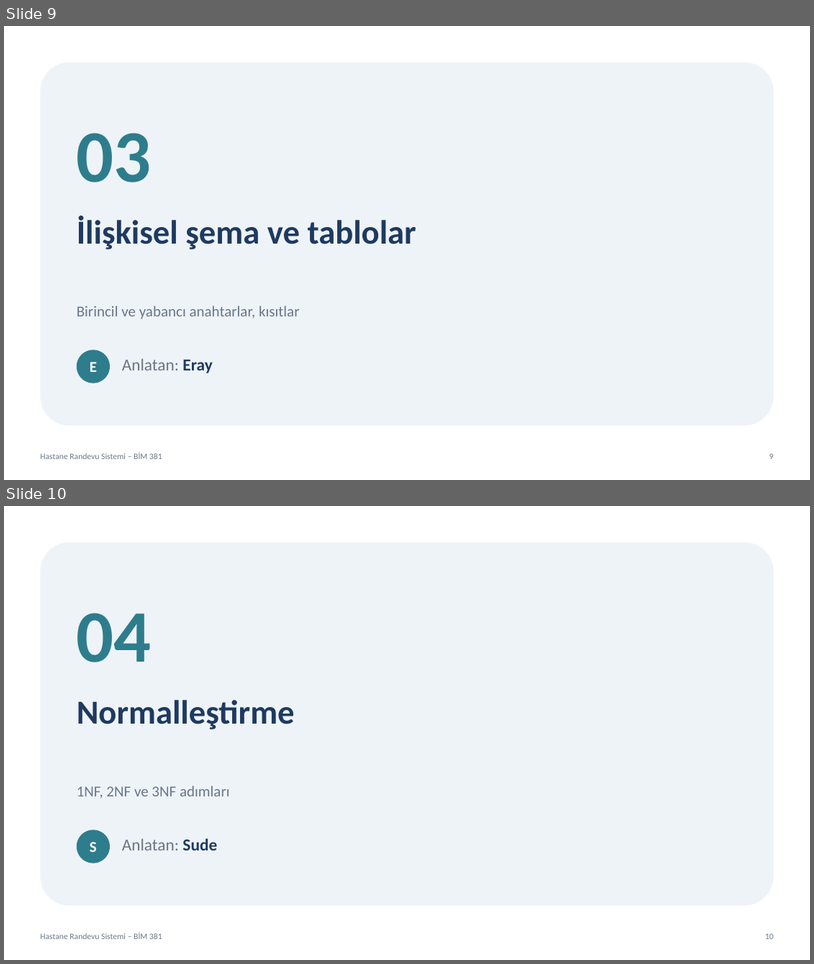
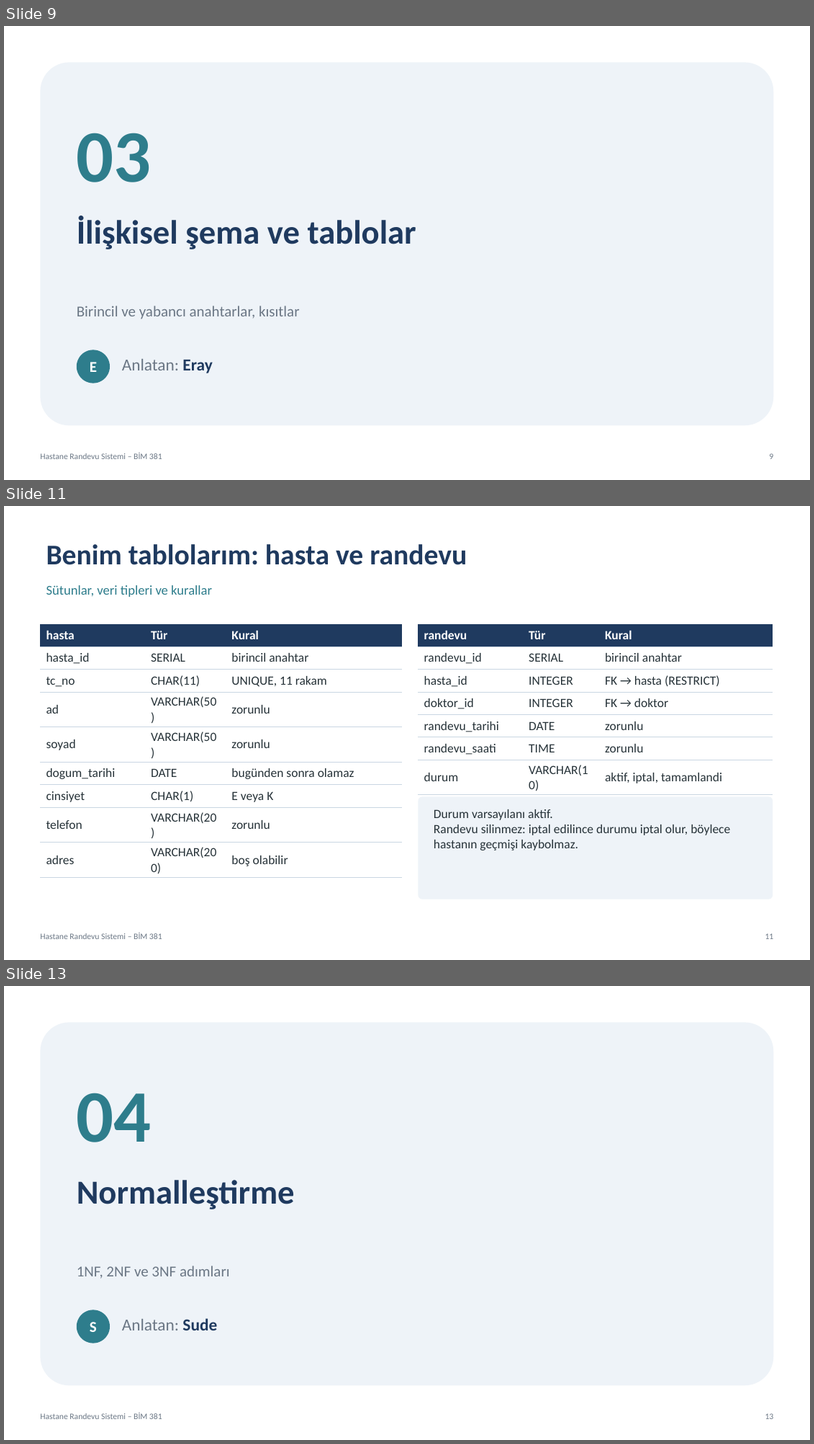
Before and after one commit to vliashenko6/hastane-randevu-sistemi, a slide deck: sunum/hastane_randevu_sunumu.pptx. Shown one above the other, each under a label of ours: slides 9 and 10 before the commit, slides 9, 11 and 13 after it; the slides between them are not shown. The pictures are 814x964 and 814x1444 pixels, drawn with LibreOffice and Linux fonts; fonts in the diff are those of the drawing. Boxes give left, top, right and bottom in pixels: in the first picture for what was removed or moved away, otherwise in the second. Text is boxed around its words. In the diff, an @@ line names an element or a change of style, - is before the commit and + after.

```diff
--- a/sunum/hastane_randevu_sunumu.pptx
+++ b/sunum/hastane_randevu_sunumu.pptx
@@ slide 11 added at (x1=4, y1=506, x2=810, y2=960), background #FFFFFF; not listed: 2 template elements that a slide beside it also shows @@
@@ text added at (x1=46, y1=544, x2=467, y2=565), 34 pt, text #1F3A5F, bold @@
+Benim tablolarım: hasta ve randevu
@@ text added at (x1=46, y1=585, x2=212, y2=597), 16 pt, text #2E7D8C @@
+Sütunlar, veri tipleri ve kurallar
@@ table added at (x1=40, y1=624, x2=402, y2=869), 9 rows, 3 columns @@
+hasta | Tür | Kural
+hasta_id | SERIAL | birincil anahtar
+tc_no | CHAR(11) | UNIQUE, 11 rakam
+ad | VARCHAR(50) | zorunlu
+soyad | VARCHAR(50) | zorunlu
+dogum_tarihi | DATE | bugünden sonra olamaz
+cinsiyet | CHAR(1) | E veya K
+telefon | VARCHAR(20) | zorunlu
+adres | VARCHAR(200) | boş olabilir
@@ table added at (x1=419, y1=624, x2=773, y2=786), 7 rows, 3 columns @@
+randevu | Tür | Kural
+randevu_id | SERIAL | birincil anahtar
+hasta_id | INTEGER | FK → hasta (RESTRICT)
+doktor_id | INTEGER | FK → doktor
+randevu_tarihi | DATE | zorunlu
+randevu_saati | TIME | zorunlu
+durum | VARCHAR(10) | aktif, iptal, tamamlandi
@@ rounded rectangle added at (x1=419, y1=796, x2=774, y2=898), fill #EEF3F8 @@
@@ text added at (x1=434, y1=809, x2=730, y2=850), 15 pt, text #263238 @@
+Durum varsayılanı aktif.
+Randevu silinmez: iptal edilince durumu iptal olur, böylece hastanın geçmişi kaybolmaz.
@@ what was slide 10 is now slide 13 @@
@@ page number at (x1=766, y1=1413, x2=774, y2=1419): text changed @@
-10
+13
```
Also in this commit, not shown: 7 other slides added.
